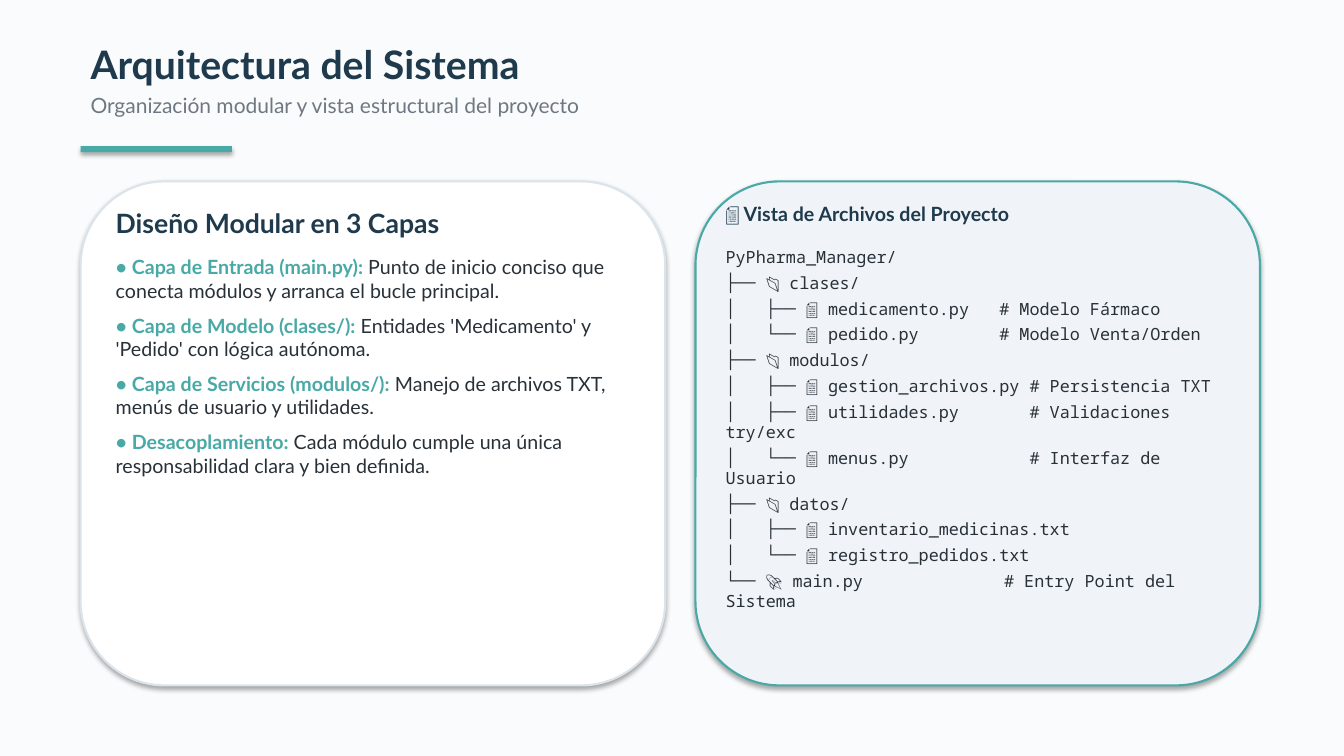
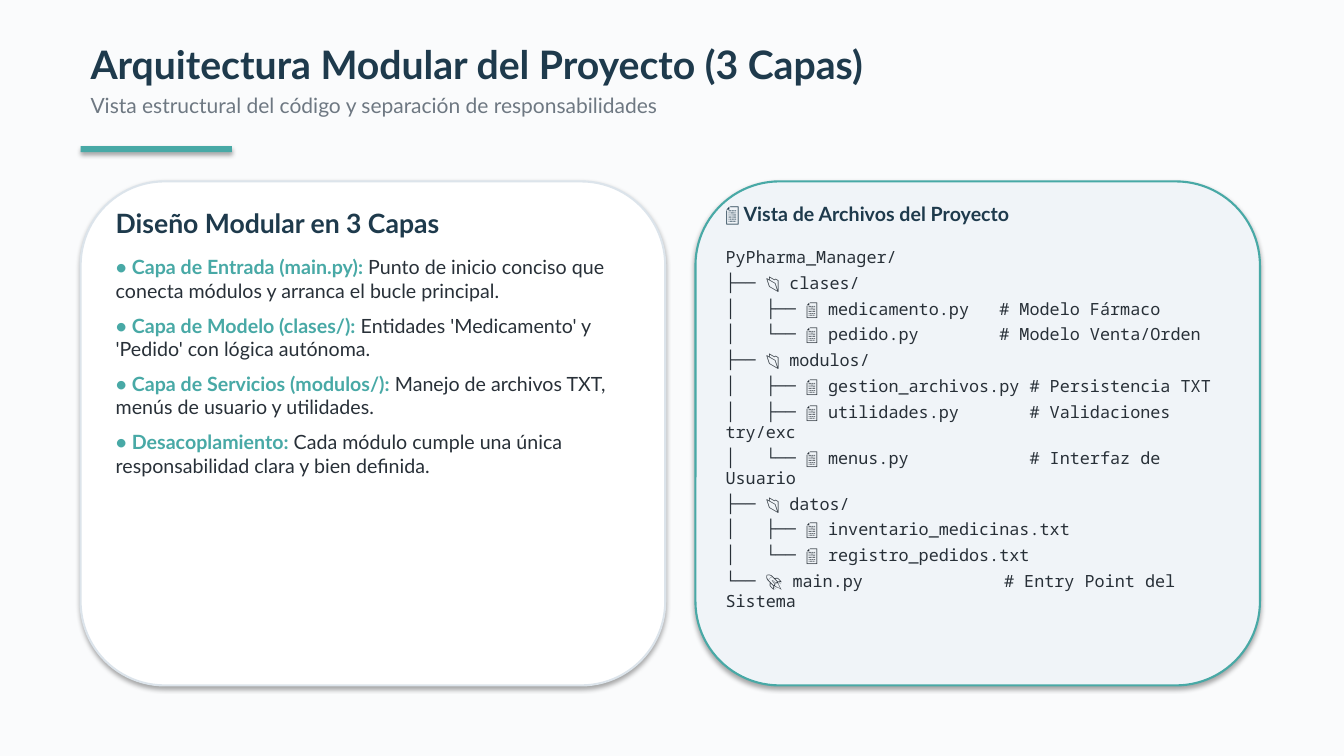
Before and after one commit to JBalladaresM2/componente-practico-2, a slide deck: slide 4 of Presentacion.pptx (slide 3 before the commit). Drawn at 1344x756 pixels with LibreOffice and Linux fonts; fonts in the diff are those of the drawing. Boxes give left, top, right and bottom in pixels: in the first picture for what was removed or moved away, otherwise in the second. Text is boxed around its words. In the diff, an @@ line names an element or a change of style, - is before the commit and + after.

```diff
--- a/Presentacion.pptx
+++ b/Presentacion.pptx
@@ text at box(91, 48, 863, 117): text changed @@
-Arquitectura del Sistema
-Organización modular y vista estructural del proyecto
+Arquitectura Modular del Proyecto (3 Capas)
+Vista estructural del código y separación de responsabilidades
```
Also in this commit, not shown: 6 other slides changed, 2 slides added, 1 other file.
